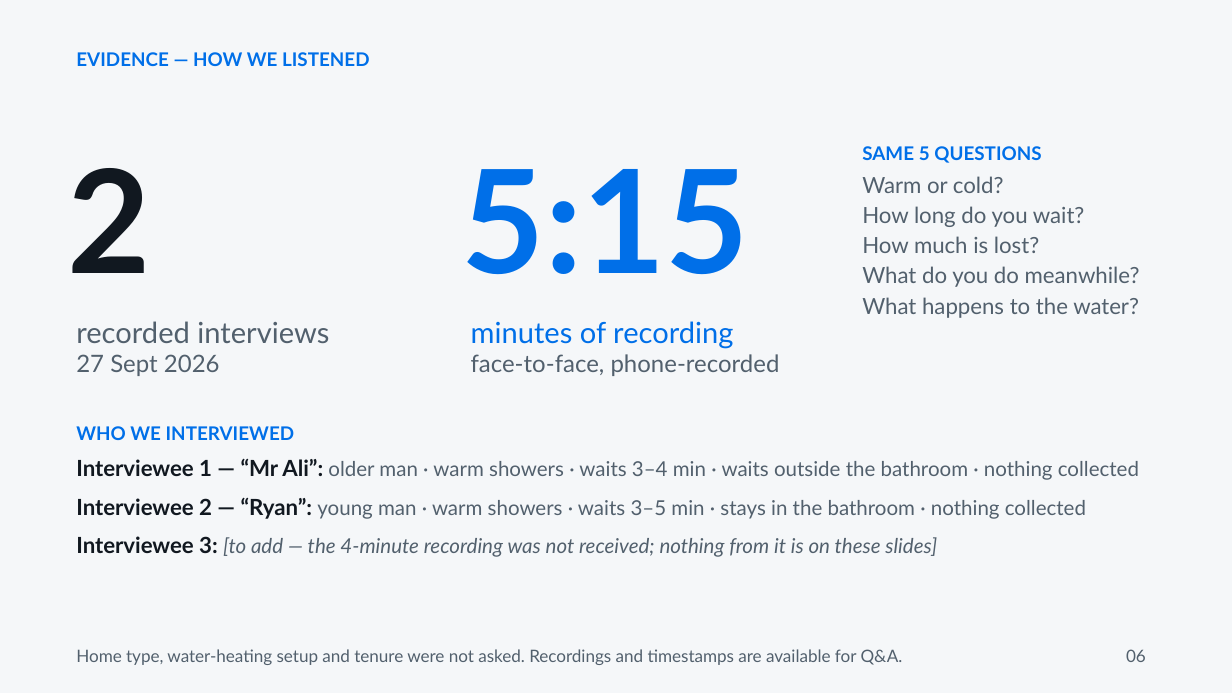
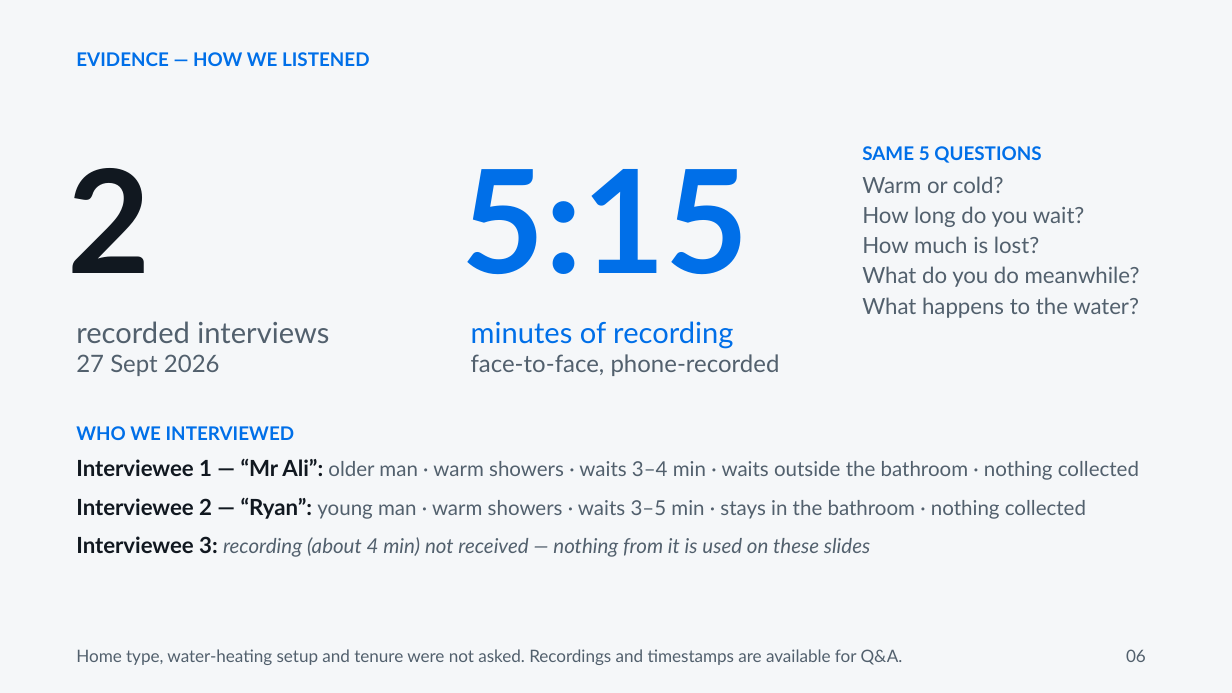
Before and after one commit to nour256/sdsds, a slide deck: slide 6 of IEN_301_Project_1_v2.pptx. Drawn at 1232x693 pixels with LibreOffice and Linux fonts; fonts in the diff are those of the drawing. Boxes give left, top, right and bottom in pixels: in the first picture for what was removed or moved away, otherwise in the second. Text is boxed around its words. In the diff, an @@ line names an element or a change of style, - is before the commit and + after.

```diff
--- a/IEN_301_Project_1_v2.pptx
+++ b/IEN_301_Project_1_v2.pptx
@@ text at [76, 536, 870, 557]: text changed @@
-Interviewee 3: [to add — the 4-minute recording was not received; nothing from it is on these slides]
+Interviewee 3: recording (about 4 min) not received — nothing from it is used on these slides
```
Also in this commit, not shown: 8 other slides changed, 4 other files.
